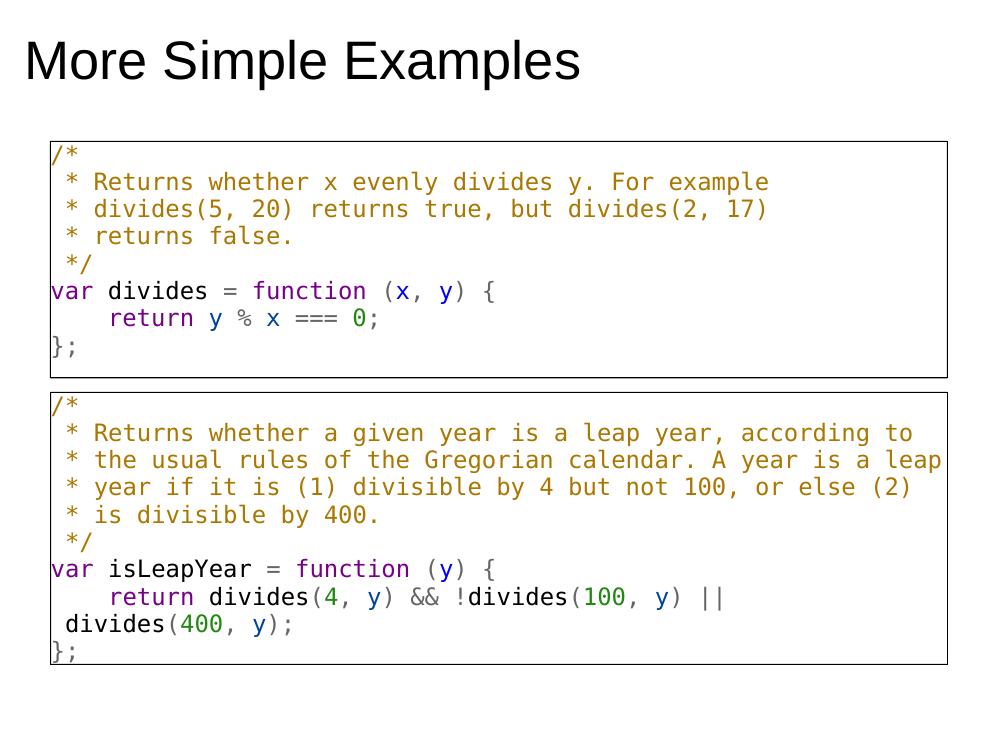
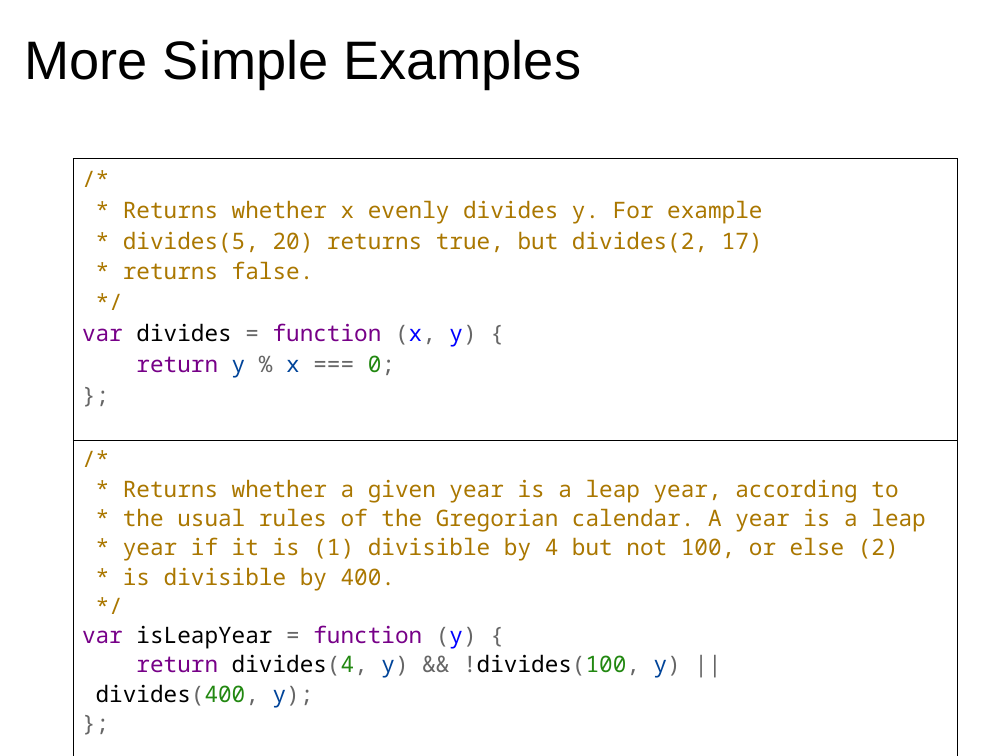
Before and after one commit to dondi/javascript-book, a slide deck: slide 8 of presentations/Chapter_5_Presentation.ppt. Drawn at 1008x756 pixels with LibreOffice and Linux fonts; fonts in the diff are those of the drawing; background and template pictures are left out. Boxes give left, top, right and bottom in pixels: in the first picture for what was removed or moved away, otherwise in the second. Text is boxed around its words. In the diff, an @@ line names an element or a change of style, - is before the commit and + after.

```diff
--- a/presentations/Chapter_5_Presentation.ppt
+++ b/presentations/Chapter_5_Presentation.ppt
@@ table added at (x1=73, y1=159, x2=958, y2=712), 2 rows, 1 columns @@
+/* * Returns whether x evenly divides y. For example * divides(5, 20) returns true, but divides(2, 17) * returns false. */ var divides = function (x, y) { return y % x === 0; };
+/* * Returns whether a given year is a leap year, according to / * the usual rules of the Gregorian calendar. A year is a leap / * year if it is (1) divisible by 4 but not 100, or else (2) / * is divisible by 400. */ var isLeapYear = function (y) { return divides(4, y) && !divides(100, y) || divides(400, y); };
@@ group removed at (x1=50, y1=142, x2=947, y2=378): 8 lines, 1 text @@
-/*
-* Returns whether x evenly divides y. For example
-* divides(5, 20) returns true, but divides(2, 17)
-* returns false.
-*/
-var divides = function (x, y) {
-return y % x === 0;
-};
@@ group removed at (x1=51, y1=392, x2=947, y2=664): 8 lines, 1 text @@
-/*
-* Returns whether a given year is a leap year, according to
-* the usual rules of the Gregorian calendar. A year is a leap
-* year if it is (1) divisible by 4 but not 100, or else (2)
-* is divisible by 400.
-*/
-var isLeapYear = function (y) {
-return divides(4, y) && !divides(100, y) || divides(400, y);
-};
```
Also in this commit, not shown: 5 other slides changed, 39 slides added.
